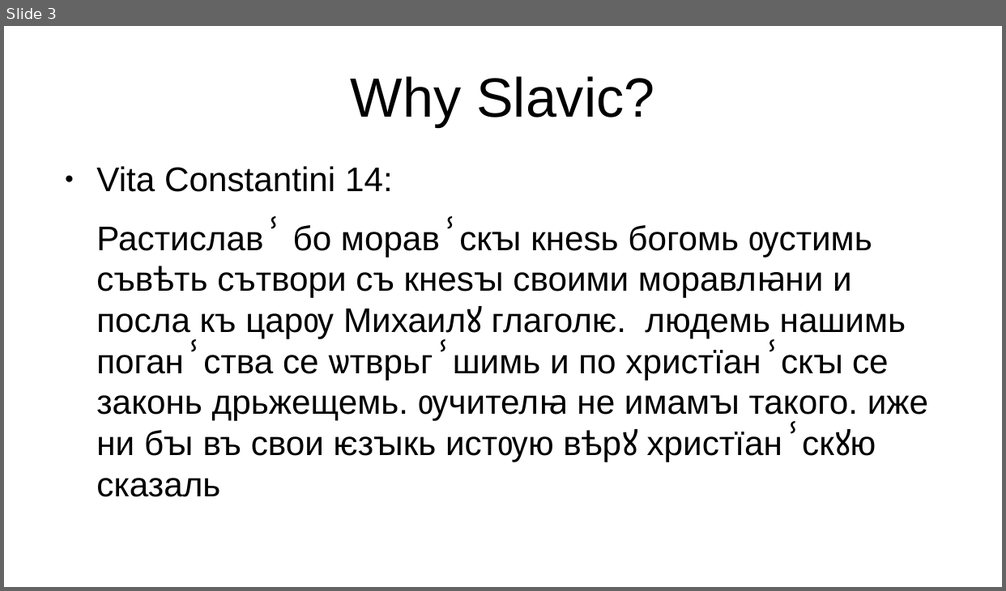
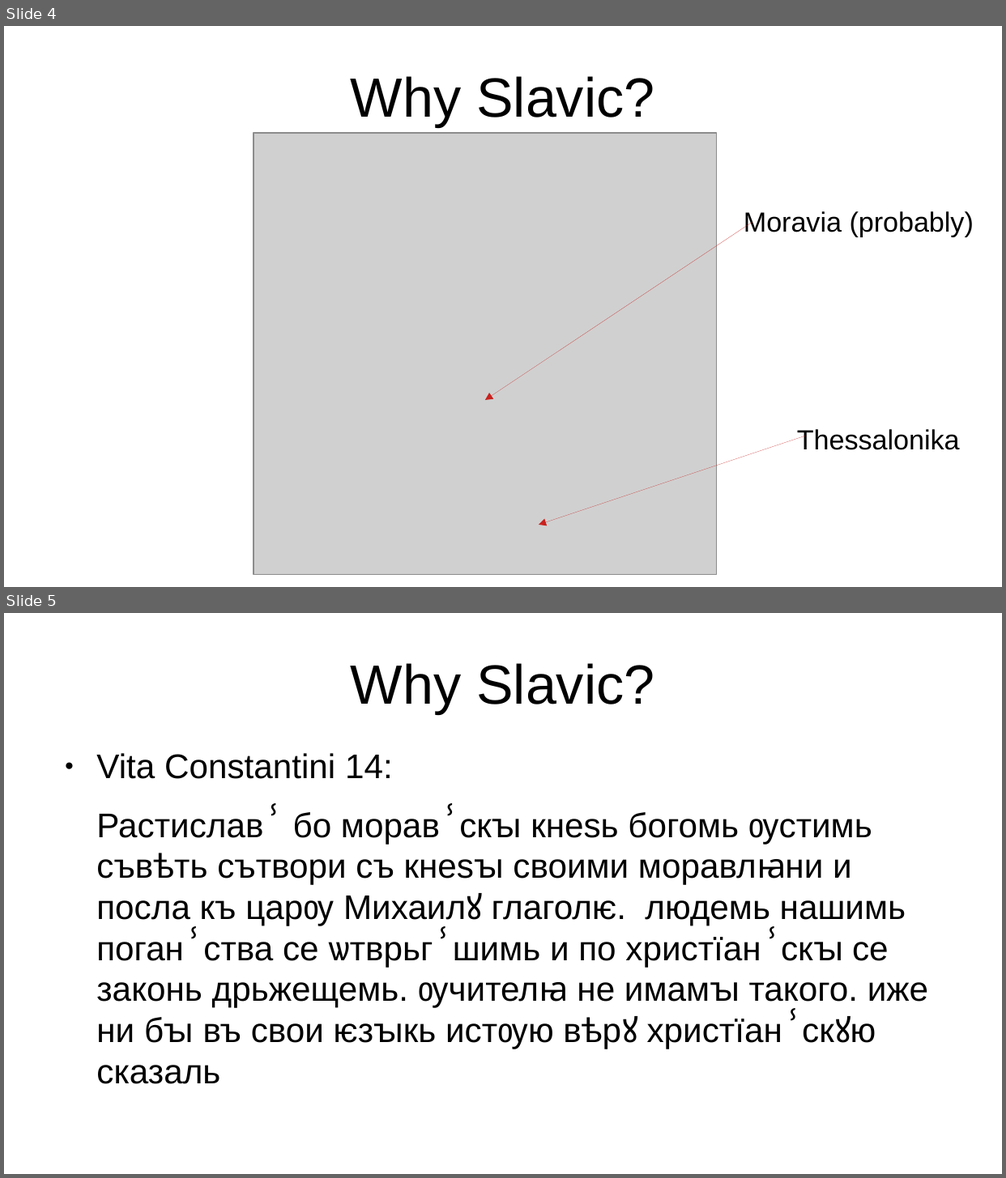
Before and after one commit to 12401453/torot_2023, a slide deck: presentation/thesis_workshop_slides.odp. Shown one above the other, each under a label of ours: slide 3 before the commit, slides 4 and 5 after it. The pictures are 1006x591 and 1006x1178 pixels, drawn with LibreOffice and Linux fonts; fonts in the diff are those of the drawing; grey boxes stand for pictures. Boxes give left, top, right and bottom in pixels: in the first picture for what was removed or moved away, otherwise in the second. Text is boxed around its words. In the diff, an @@ line names an element or a change of style, - is before the commit and + after.

```diff
--- a/presentation/thesis_workshop_slides.odp
+++ b/presentation/thesis_workshop_slides.odp
@@ slide 4 added at [4, 26, 1002, 587], background #FFFFFF @@
@@ title added at [351, 76, 654, 127], 44 pt, text #000000 @@
+Why Slavic?
@@ picture added at [254, 133, 718, 576] @@
@@ text added at [744, 211, 974, 237], 22 pt, text #000000 @@
+Moravia (probably)
@@ arrow added from (753, 223) to (485, 400), #C9211E 0 pt @@
@@ arrow added from (807, 436) to (539, 525), #C9211E 0 pt @@
@@ text added at [797, 429, 960, 450], 22 pt, text #000000 @@
+Thessalonika
@@ what was slide 3 is now slide 5 @@
```
Also in this commit, not shown: 1 slide changed, 11 other slides added, 2 slides removed, 5 other files.
